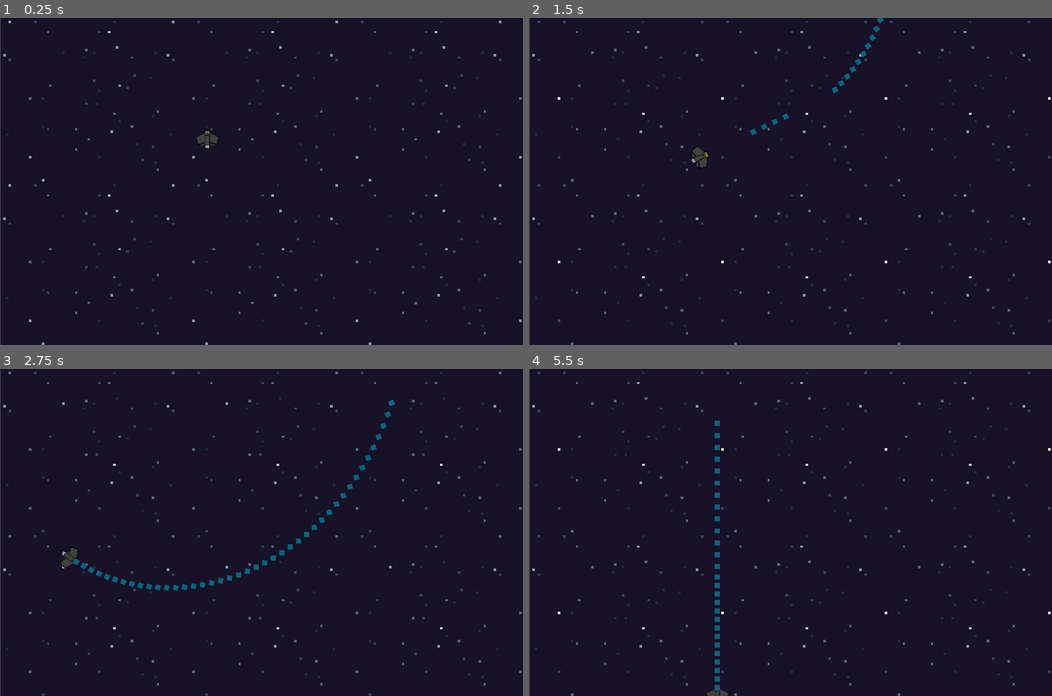
Above: before the commit, frames 1-4 (two rows, left to right).
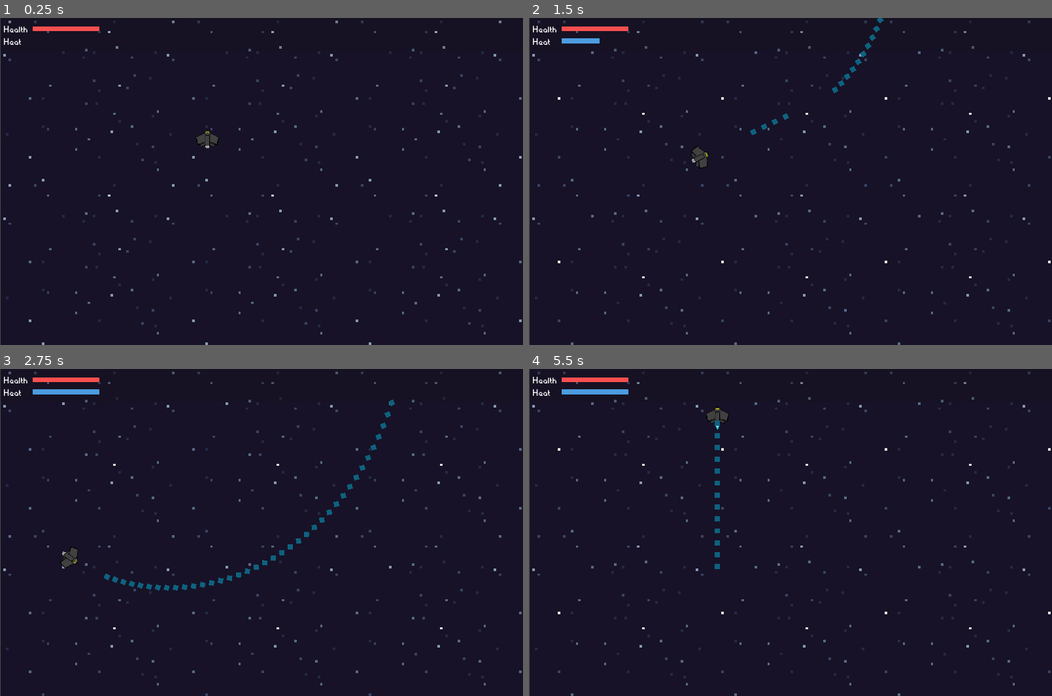
Above: after the commit, the same moments.

Repository: scyq/Space_Explore
Game: Godot game, scene res://src/nodes/ClassicGame.tscn
Same seed, same stepped clock (60 frames per second), same inputs: the game is played once before the commit and once after it.
Inputs:
- Up to frame 1 (0.25 s): no input
- Up to frame 2 (1.5 s): hold D (ui_right) 0.53-1.28 s; hold J (attack) 0.53-1.28 s; hold S (ui_down) from 1.28 s (still down); tap J (attack) at 1.35 s
- Up to frame 3 (2.75 s): release S (ui_down) at 2.03 s; hold D (ui_right) from 2.03 s (still down); hold J (attack) from 2.03 s (still down)
- Up to frame 4 (5.5 s): release D (ui_right) at 2.78 s; release J (attack) at 2.78 s; hold W (ui_up) 2.78-3.53 s; tap J (attack) at 2.85, 4.35 s; hold J (attack) 3.53-4.28 s; hold A (ui_left) 3.53-5.03 s; hold S (ui_down) from 5.03 s (still down); hold J (attack) from 5.03 s (still down)

The runs differ from the first frame. In frame 1, 0.3% of the frame differs, in the area x 0-96%, y 0-10%; in frame 2, 0.4%; in frame 3, 0.5%; in frame 4, 0.9%, in the area x 0-84%, y 2-100%.

Commit message:
bar finished

Diff:
--- /dev/null
+++ b/src/assets/font/font.tres
@@ -0,0 +1,8 @@
+[gd_resource type="DynamicFont" load_steps=2 format=2]
+
+[sub_resource type="DynamicFontData" id=1]
+font_path = "res://src/assets/font/HeartbitXX.ttf"
+
+[resource]
+size = 30
+font_data = SubResource( 1 )
--- a/src/nodes/ClassicGame.tscn
+++ b/src/nodes/ClassicGame.tscn
@@ -1,7 +1,8 @@
-[gd_scene load_steps=3 format=2]
+[gd_scene load_steps=4 format=2]
 
 [ext_resource path="res://src/nodes/ClassicMap.tscn" type="PackedScene" id=1]
 [ext_resource path="res://src/nodes/Hero.tscn" type="PackedScene" id=2]
+[ext_resource path="res://src/nodes/Hud.tscn" type="PackedScene" id=3]
 
 [node name="ClassicGame" type="Node2D"]
 
@@ -10,3 +11,7 @@
 
 [node name="Hero" parent="." instance=ExtResource( 2 )]
 position = Vector2( 406.226, 238.92 )
+
+[node name="Hud" parent="." instance=ExtResource( 3 )]
+[connection signal="health_change" from="Hero" to="Hud" method="_on_Hero_health_change"]
+[connection signal="heat_change" from="Hero" to="Hud" method="_on_Hero_heat_change"]
--- a/src/nodes/Hero.tscn
+++ b/src/nodes/Hero.tscn
@@ -1,46 +1,47 @@
-[gd_scene load_steps=11 format=2]
+[gd_scene load_steps=12 format=2]
 
 [ext_resource path="res://src/assets/ships/Spaceship_Asset.png" type="Texture" id=1]
+[ext_resource path="res://src/assets/soundeffect/heat_full.wav" type="AudioStream" id=2]
 [ext_resource path="res://src/scripts/Hero.gd" type="Script" id=14]
 
-[sub_resource type="CapsuleShape2D" id=2]
+[sub_resource type="CapsuleShape2D" id=1]
 radius = 23.5984
 height = 2.76413
 
+[sub_resource type="AtlasTexture" id=2]
+atlas = ExtResource( 1 )
+region = Rect2( 0, 0, 64, 64 )
+
 [sub_resource type="AtlasTexture" id=3]
+atlas = ExtResource( 1 )
+region = Rect2( 64, 0, 64, 64 )
+
+[sub_resource type="AtlasTexture" id=4]
 atlas = ExtResource( 1 )
 region = Rect2( 128, 0, 64, 64 )
 
-[sub_resource type="AtlasTexture" id=4]
+[sub_resource type="AtlasTexture" id=5]
+atlas = ExtResource( 1 )
+region = Rect2( 128, 0, 64, 64 )
+
+[sub_resource type="AtlasTexture" id=6]
 atlas = ExtResource( 1 )
 region = Rect2( 64, 0, 64, 64 )
 
-[sub_resource type="AtlasTexture" id=5]
+[sub_resource type="AtlasTexture" id=7]
 atlas = ExtResource( 1 )
 region = Rect2( 0, 0, 64, 64 )
 
-[sub_resource type="AtlasTexture" id=6]
-atlas = ExtResource( 1 )
-region = Rect2( 0, 0, 64, 64 )
-
-[sub_resource type="AtlasTexture" id=7]
-atlas = ExtResource( 1 )
-region = Rect2( 64, 0, 64, 64 )
-
-[sub_resource type="AtlasTexture" id=8]
-atlas = ExtResource( 1 )
-region = Rect2( 128, 0, 64, 64 )
-
-[sub_resource type="SpriteFrames" id=9]
+[sub_resource type="SpriteFrames" id=8]
 animations = [ {
-"frames": [ SubResource( 3 ), SubResource( 4 ), SubResource( 5 ) ],
+"frames": [ SubResource( 2 ), SubResource( 3 ), SubResource( 4 ) ],
+"loop": false,
+"name": "0_speedup",
+"speed": 6.0
+}, {
+"frames": [ SubResource( 5 ), SubResource( 6 ), SubResource( 7 ) ],
 "loop": false,
 "name": "0_speeddown",
-"speed": 6.0
-}, {
-"frames": [ SubResource( 6 ), SubResource( 7 ), SubResource( 8 ) ],
-"loop": false,
-"name": "0_speedup",
 "speed": 6.0
 } ]
 
@@ -49,10 +50,13 @@
 
 [node name="CollisionShape2D" type="CollisionShape2D" parent="."]
 position = Vector2( -0.105927, 0.107609 )
-shape = SubResource( 2 )
+shape = SubResource( 1 )
 
 [node name="AnimatedSprite" type="AnimatedSprite" parent="."]
 position = Vector2( 0.00320411, 0.0316696 )
 scale = Vector2( 0.8, 0.8 )
-frames = SubResource( 9 )
+frames = SubResource( 8 )
 animation = "0_speedup"
+
+[node name="HeatFull" type="AudioStreamPlayer" parent="."]
+stream = ExtResource( 2 )
--- /dev/null
+++ b/src/nodes/Hud.tscn
@@ -0,0 +1,71 @@
+[gd_scene load_steps=5 format=2]
+
+[ext_resource path="res://src/assets/hud/bar_blue.png" type="Texture" id=1]
+[ext_resource path="res://src/assets/font/font.tres" type="DynamicFont" id=2]
+[ext_resource path="res://src/assets/hud/bar_red.png" type="Texture" id=3]
+[ext_resource path="res://src/scripts/Hud.gd" type="Script" id=4]
+
+[node name="Hud" type="Node2D"]
+script = ExtResource( 4 )
+
+[node name="Panel" type="Panel" parent="."]
+modulate = Color( 0.470588, 0.470588, 0.470588, 0.203922 )
+margin_right = 1024.0
+margin_bottom = 64.0
+__meta__ = {
+"_edit_use_anchors_": false
+}
+
+[node name="Label" type="Label" parent="."]
+margin_left = 8.0
+margin_top = 8.0
+margin_right = 56.0
+margin_bottom = 33.0
+custom_fonts/font = ExtResource( 2 )
+text = "Health"
+__meta__ = {
+"_edit_use_anchors_": false
+}
+
+[node name="Label2" type="Label" parent="."]
+margin_left = 8.0
+margin_top = 32.0
+margin_right = 56.0
+margin_bottom = 57.0
+custom_fonts/font = ExtResource( 2 )
+text = "Heat"
+__meta__ = {
+"_edit_use_anchors_": false
+}
+
+[node name="HealthBar" type="HBoxContainer" parent="."]
+margin_left = 64.0
+margin_top = 16.0
+margin_right = 1088.0
+margin_bottom = 26.0
+__meta__ = {
+"_edit_use_anchors_": false
+}
+
+[node name="TextureProgress" type="TextureProgress" parent="HealthBar"]
+margin_right = 130.0
+margin_bottom = 10.0
+value = 100.0
+texture_progress = ExtResource( 3 )
+
+[node name="HeatBar" type="HBoxContainer" parent="."]
+margin_left = 64.0
+margin_top = 40.0
+margin_right = 1088.0
+margin_bottom = 50.0
+__meta__ = {
+"_edit_use_anchors_": false
+}
+
+[node name="TextureProgress" type="TextureProgress" parent="HeatBar"]
+margin_right = 130.0
+margin_bottom = 10.0
+value = 100.0
+texture_progress = ExtResource( 1 )
+
+[node name="Tween" type="Tween" parent="."]
--- /dev/null
+++ b/src/nodes/lolo.tscn
@@ -0,0 +1,20 @@
+[gd_scene load_steps=4 format=2]
+
+[ext_resource path="res://src/assets/enemies/enemies.png" type="Texture" id=1]
+
+[sub_resource type="AtlasTexture" id=1]
+atlas = ExtResource( 1 )
+region = Rect2( 0, 0, 64, 64 )
+
+[sub_resource type="SpriteFrames" id=2]
+animations = [ {
+"frames": [ SubResource( 1 ) ],
+"loop": true,
+"name": "default",
+"speed": 5.0
+} ]
+
+[node name="lolo" type="KinematicBody2D"]
+
+[node name="AnimatedSprite" type="AnimatedSprite" parent="."]
+frames = SubResource( 2 )
--- a/src/scripts/Hero.gd
+++ b/src/scripts/Hero.gd
@@ -2,21 +2,39 @@
 
 export (int) var speed = 400
 export (float) var rotation_speed = 1.5
+
+var max_health = 100
+var max_heat = 100
+
+export var health = 100
+export var heat = 0
+
 var screen_size
 var rotation_dir
 var velocity
 
 var dotBullet = preload("res://src/nodes/dotBullet.tscn")
 
+signal health_change
+signal heat_change
+
+
 # Called when the node enters the scene tree for the first time.
 func _ready():
 	screen_size = get_viewport_rect().size
 
+
 func shoot():
-	var bullet = dotBullet.instance()
-	bullet.start(position, rotation)
-	# add to root node
-	self.get_tree().get_root().add_child(bullet)
+	if heat < max_heat:
+		var bullet = dotBullet.instance()
+		bullet.start(position, rotation)
+		# add to root node
+		self.get_tree().get_root().add_child(bullet)
+		heat += 2
+		emit_signal("heat_change", heat)
+	else:
+		$"HeatFull".play()
+
 
 
 func get_input():
@@ -32,6 +50,9 @@
 		velocity = Vector2(0, -speed).rotated(rotation)
 	if Input.is_action_pressed("attack"):
 		shoot()
+	elif !Input.is_action_pressed("attack"):
+		heat -= 1
+		emit_signal("heat_change", heat)
 
 
 func _physics_process(delta):
@@ -42,11 +63,18 @@
 		$AnimatedSprite.play("0_speeddown")
 	rotation += rotation_dir * rotation_speed * delta
 	velocity = move_and_slide(velocity)
-	position.x = clamp(position.x, 0, screen_size.x)
-	position.y = clamp(position.y, 0, screen_size.y)
+	if position.x < 0:
+		position.x = screen_size.x
+	elif position.x > screen_size.x:
+		position.x = 0
+	if position.y < 0:
+		position.y = screen_size.y
+	elif position.y > screen_size.y:
+		position.y = 0
+
 
 
 
 # Called every frame. 'delta' is the elapsed time since the previous frame.
-#func _process(delta):
-#	pass
+func _process(delta):
+	pass
--- /dev/null
+++ b/src/scripts/Hud.gd
@@ -0,0 +1,43 @@
+extends Node2D
+
+onready var health_bar = $HealthBar/TextureProgress
+onready var heat_bar = $HeatBar/TextureProgress
+onready var tween = $Tween
+var animated_health = 0
+var animated_heat = 0
+
+# Called when the node enters the scene tree for the first time.
+func _ready():
+	var hero_max_health = $"../Hero".max_health
+	var hero_max_heat = $"../Hero".max_heat
+	health_bar.max_value = hero_max_health
+	health_bar.max_value = hero_max_heat
+	update_health(hero_max_health)
+	update_heat(0)
+
+
+func update_health(new_health):
+	tween.interpolate_property(self, "animated_health", animated_health, new_health, 0.2, Tween.TRANS_LINEAR, Tween.EASE_IN)
+	if not tween.is_active():
+		tween.start()
+	animated_health = new_health
+
+func update_heat(new_heat):
+	tween.interpolate_property(self, "animated_heat", animated_heat, new_heat, 0.01, Tween.TRANS_LINEAR, Tween.EASE_IN)
+	if not tween.is_active():
+		tween.start()
+	animated_heat = new_heat
+
+# Called every frame. 'delta' is the elapsed time since the previous frame.
+# warning-ignore:unused_argument
+func _process(delta):
+	health_bar.value = animated_health
+	heat_bar.value = animated_heat
+
+
+func _on_Hero_health_change(health):
+	update_health(health)
+
+
+func _on_Hero_heat_change(heat):
+	update_heat(heat)
Binary file added: src/assets/enemies/enemies.png
Not shown, added: src/assets/enemies/enemies.png.import
Binary file added: src/assets/font/HeartbitXX.ttf
Binary file added: src/assets/hud/bar_blue.png
Not shown, added: src/assets/hud/bar_blue.png.import
Binary file added: src/assets/hud/bar_green.png
Not shown, added: src/assets/hud/bar_green.png.import
Binary file added: src/assets/hud/bar_grey.png
Not shown, added: src/assets/hud/bar_grey.png.import
Binary file added: src/assets/hud/bar_red.png
Not shown, added: src/assets/hud/bar_red.png.import
Binary file added: src/assets/hud/bar_yellow.png
(and 3 more such lines)
